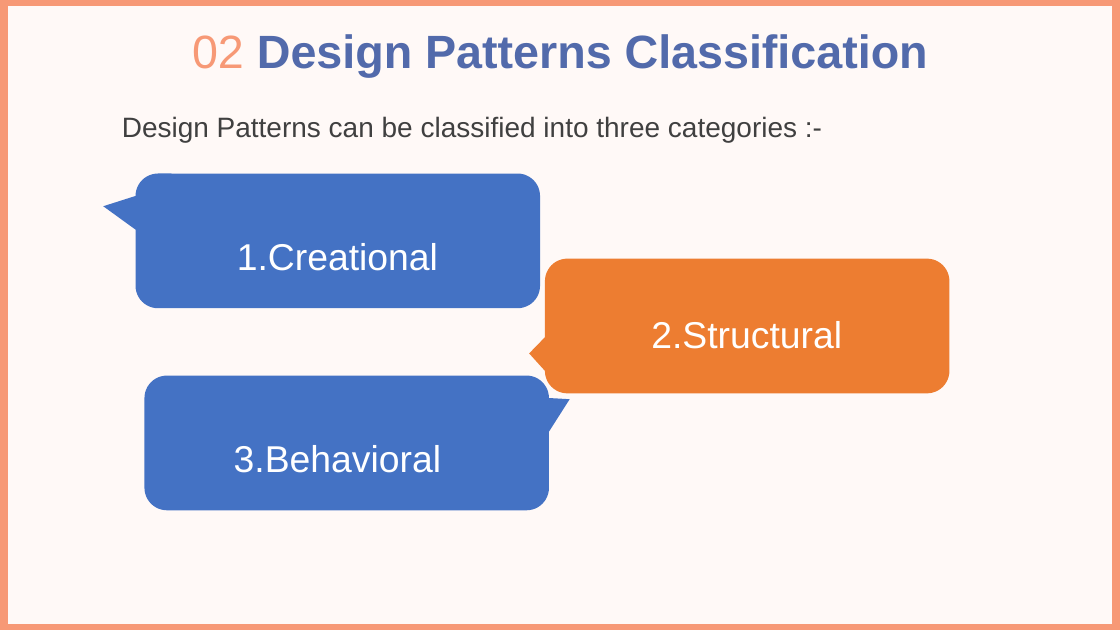
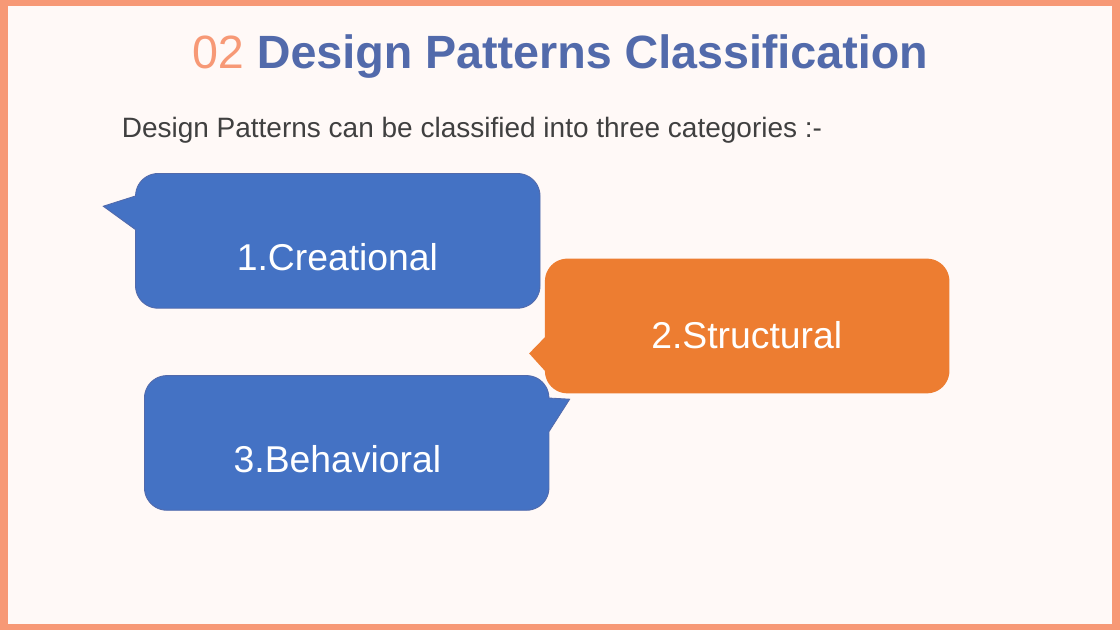
Before and after one commit to ahmedhammad111/SWE, a slide deck: slide 5 of SWE.pptx. Drawn at 1120x630 pixels with LibreOffice and Linux fonts; fonts in the diff are those of the drawing; background and template pictures are left out. Boxes give left, top, right and bottom in pixels: in the first picture for what was removed or moved away, otherwise in the second. Text is boxed around its words. In the diff, an @@ line names an element or a change of style, - is before the commit and + after.

```diff
--- a/SWE.pptx
+++ b/SWE.pptx
@@ rounded speech box at (x1=135, y1=174, x2=540, y2=308): outline none to #526AAB 0.75 pt @@
@@ rounded speech box at (x1=145, y1=376, x2=549, y2=510): outline none to #526AAB 0.75 pt @@
```
Also in this commit, not shown: 27 other slides changed, 3 slides added, 2 slides removed, 3 other files.
